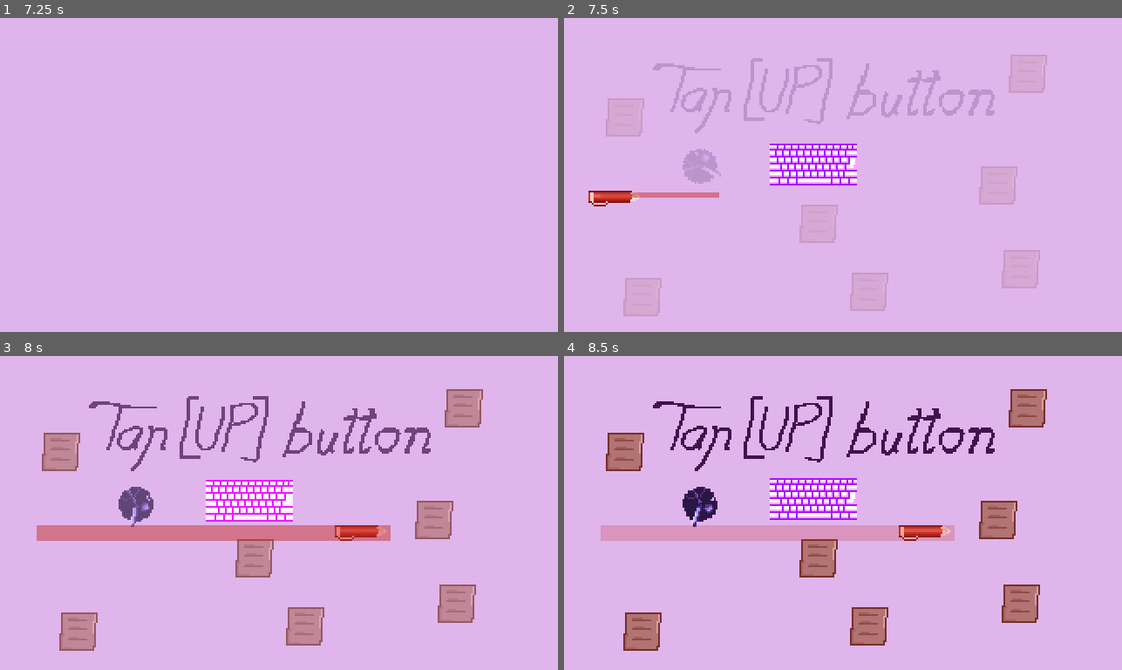
Above: before the commit, frames 1-4 (two rows, left to right).
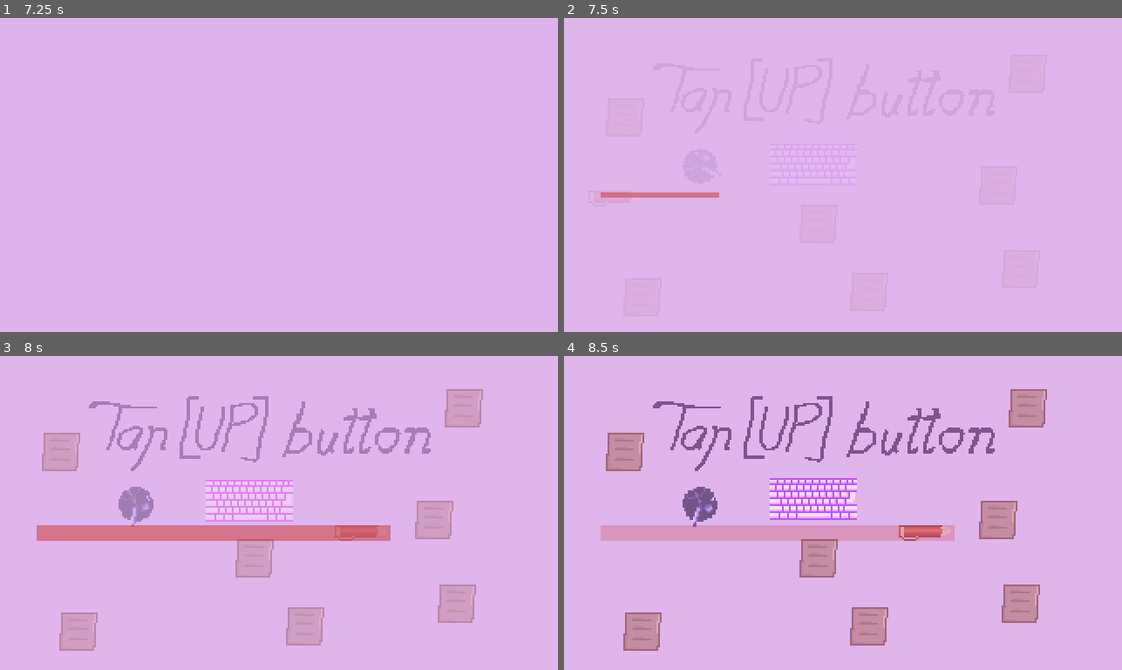
Above: after the commit, the same moments.

Repository: ZackyGameDev/GameOfWorth
Game: Godot game, scene res://rooms/rm_arcade_transition/arcade_transition.tscn
The game is run twice, just before and just after one commit, with the same random seed, the same clock (stepped at 60 frames per second) and the same inputs.
Inputs:
- Up to frame 1 (7.25 s): tap Enter at 0.5, 2, 3.5 s; hold Right (ui_right) 0.53-1.28 s; tap Space at 1.25, 2.75, 4.25 s; hold Down (ui_down) 1.28-2.03 s; hold Right (ui_right) 2.03-2.78 s; hold Up (ui_up) 2.78-3.53 s; hold Left (ui_left) 3.53-5.03 s; hold Down (ui_down) 5.03-5.78 s; hold Right (ui_right) 5.78-6.53 s; hold Up (ui_up) from 6.53 s (still down)
- Up to frame 2 (7.5 s): release Up (ui_up) at 7.28 s; hold Right (ui_right) from 7.28 s (still down)
- Up to frame 3 (8 s): keep holding Right (ui_right)
- Up to frame 4 (8.5 s): release Right (ui_right) at 8.03 s; hold Down (ui_down) from 8.03 s (still down)

Frame 1 is identical in both runs. In frame 2, 2.4% of the frame differs, in the area x 4-53%, y 40-60%; in frame 3, 11%, in the area x 7-87%, y 10-94%; in frame 4, 10%.

Commit message:
Almost all art

Diff:
--- a/rooms/rm_arcade_game/arcade_game.gd
+++ b/rooms/rm_arcade_game/arcade_game.gd
@@ -8,10 +8,8 @@
 
 
 func _ready() -> void:
-	$fg.self_modulate.a = 1
-	$fg.visible = true
 	var tween = get_tree().create_tween()
-	tween.tween_property($fg, "self_modulate:a", 0, 1)
+	tween.tween_property($fg, "self_modulate:a", 0, 2)
 
 func show_nice_stamp() -> void:
 	var nicestampscene = preload("res://objects/arcade/misc/nice!/nicestamp.tscn")
--- a/rooms/rm_arcade_game/arcade_game.tscn
+++ b/rooms/rm_arcade_game/arcade_game.tscn
@@ -53,16 +53,14 @@
 position = Vector2(177, 80)
 texture = ExtResource("6_jy4ll")
 
-[node name="fg" type="Sprite2D" parent="."]
-visible = false
-self_modulate = Color(1, 1, 1, 0)
-position = Vector2(-52, -55)
-scale = Vector2(1.378125, 1.5777779)
-texture = ExtResource("1_2q1jv")
-centered = false
-
 [node name="TaskPen" parent="." instance=ExtResource("7_bwg28")]
 position = Vector2(37, 102)
 
 [node name="TaskKeyboard" parent="." instance=ExtResource("8_pactf")]
 position = Vector2(143, 85)
+
+[node name="fg" type="Sprite2D" parent="."]
+position = Vector2(-52, -55)
+scale = Vector2(1.378125, 1.5777779)
+texture = ExtResource("1_2q1jv")
+centered = false
Binary file changed: sprites/player.aseprite
Binary file changed: sprites/references/tiles.aseprite
